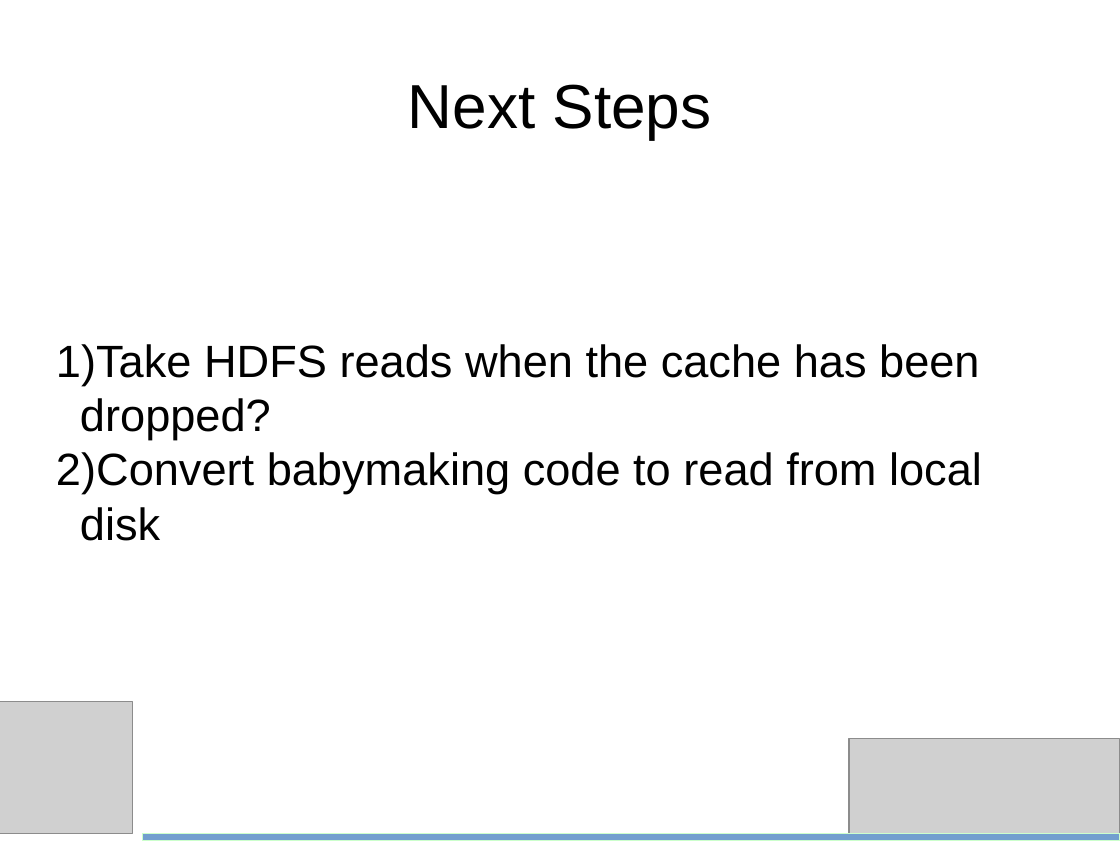
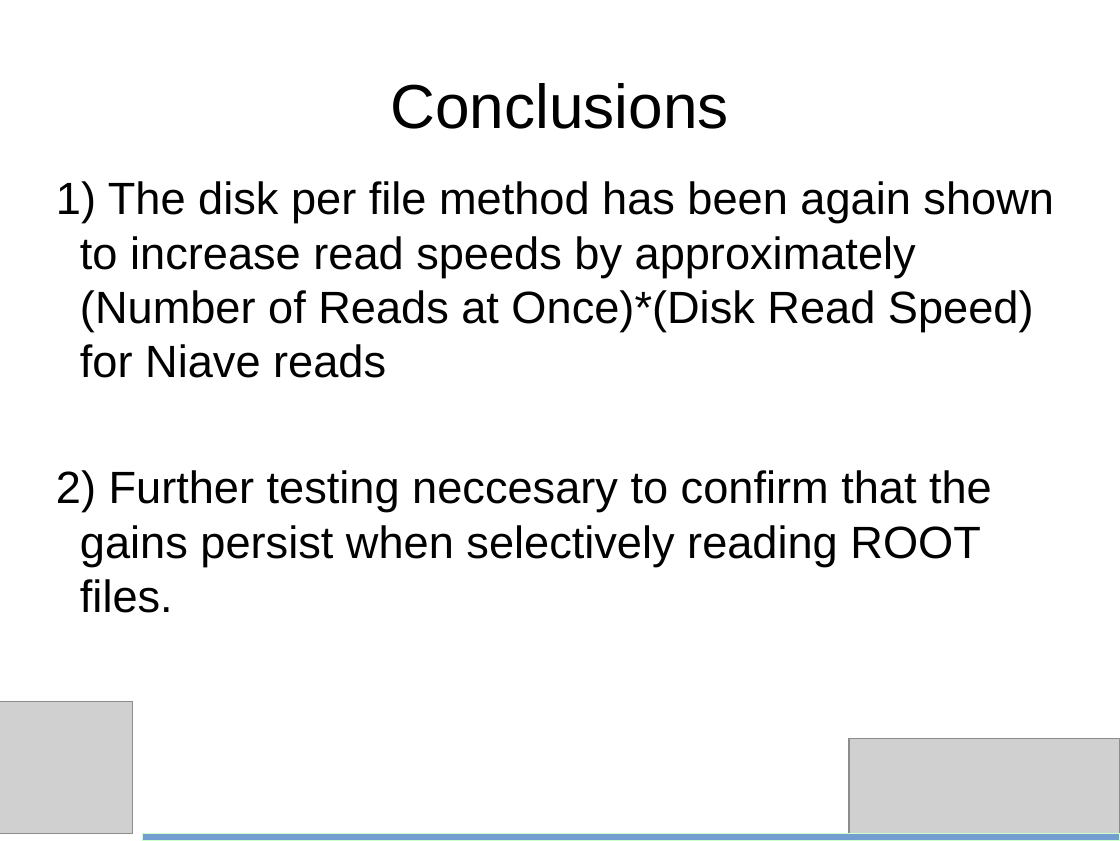
Before and after one commit to bth5032/CMS, a slide deck: slide 17 of Summer_2015/IOHeavyCI/Results/Powerpoints/condor_and_longrun.odp (slide 11 before the commit). Drawn at 1120x841 pixels with LibreOffice and Linux fonts; fonts in the diff are those of the drawing; grey boxes stand for pictures. Boxes give left, top, right and bottom in pixels: in the first picture for what was removed or moved away, otherwise in the second. Text is boxed around its words. In the diff, an @@ line names an element or a change of style, - is before the commit and + after.

```diff
--- a/Summer_2015/IOHeavyCI/Results/Powerpoints/condor_and_longrun.odp
+++ b/Summer_2015/IOHeavyCI/Results/Powerpoints/condor_and_longrun.odp
@@ title at <box>391,83,729,129</box>: text changed @@
-Next Steps
+Conclusions
@@ subtitle at <box>80,181,1054,613</box>: text changed @@
-1) Take HDFS reads when the cache has been dropped?
-2) Convert babymaking code to read from local disk
+1) The disk per file method has been again shown to increase read speeds by approximately (Number of Reads at Once)*(Disk Read Speed) for Niave reads
+2) Further testing neccesary to confirm that the gains persist when selectively reading ROOT files.
```
Also in this commit, not shown: 1 other slide changed, 12 slides added, 8 slides removed, 16 other files.
